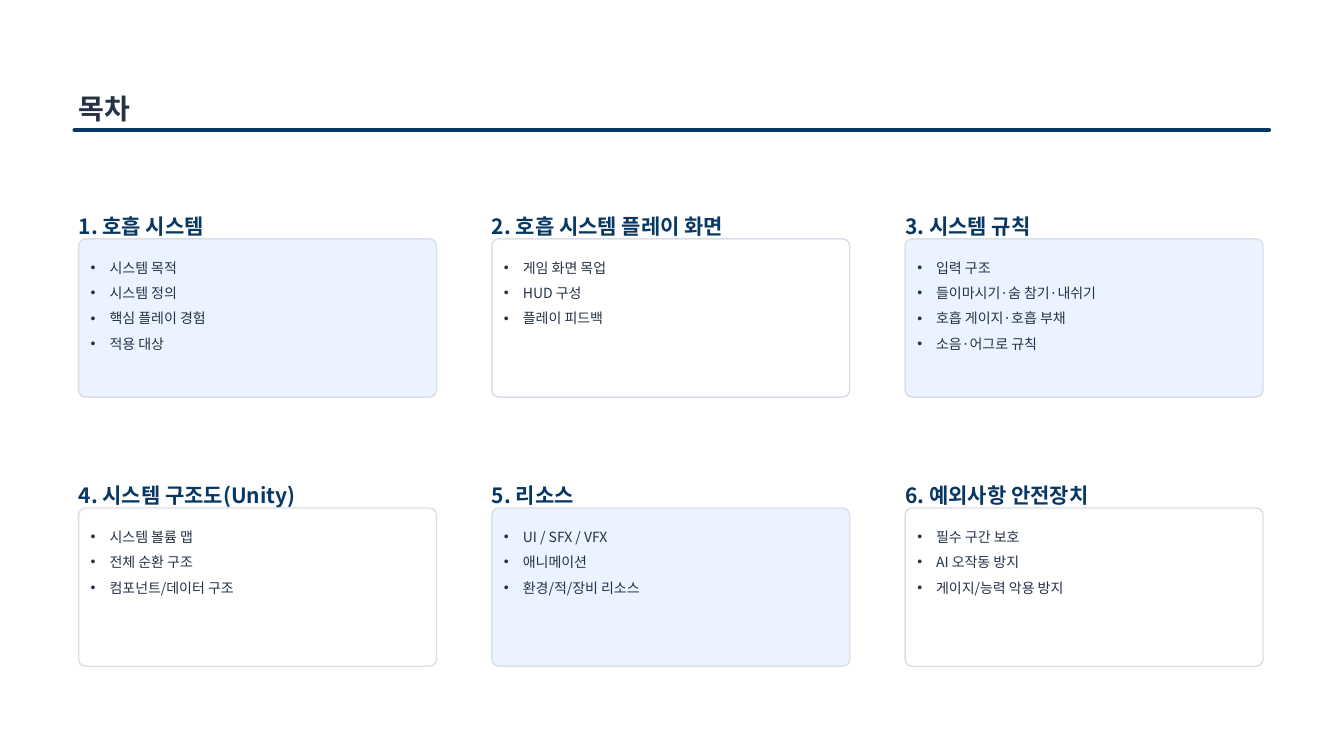
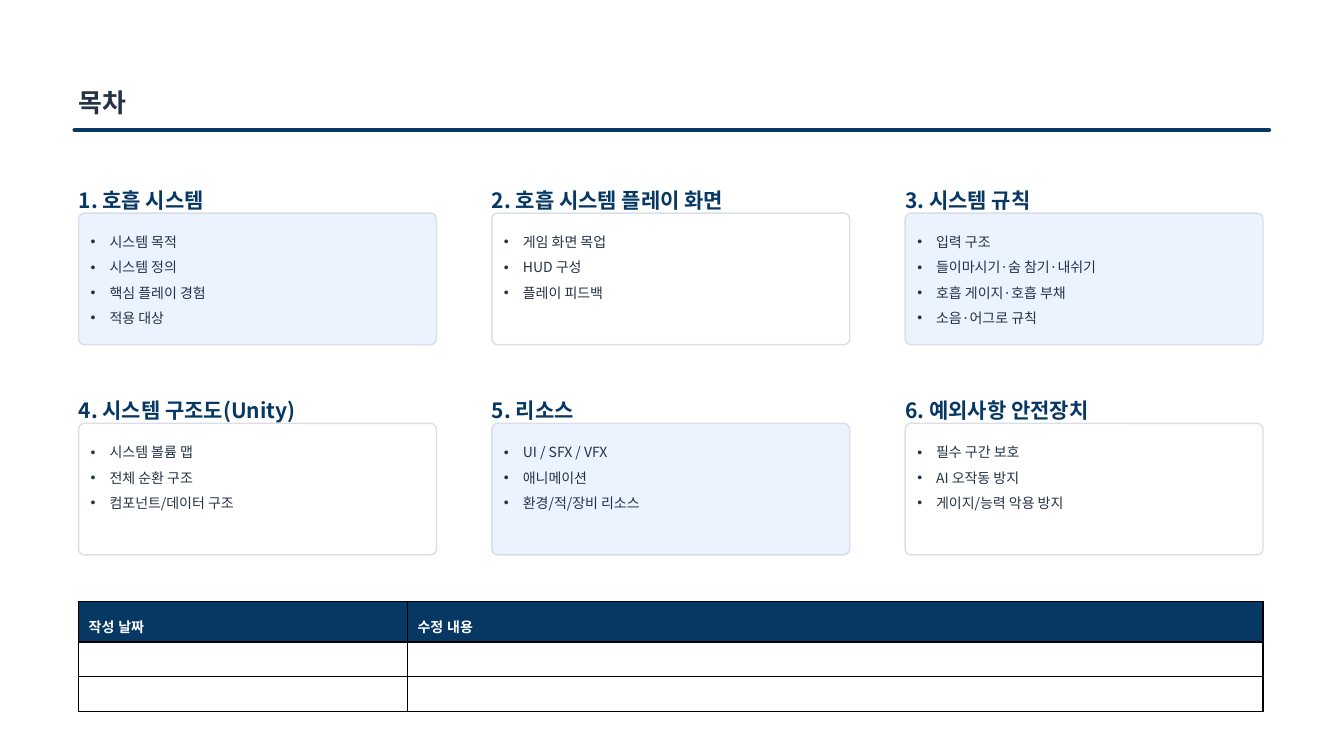
Before and after one commit to ysooj/Gihoek_8, a slide deck: slide 2 of 호흡 시스템 문서.pptx. Drawn at 1344x756 pixels with LibreOffice and Linux fonts; fonts in the diff are those of the drawing. Boxes give left, top, right and bottom in pixels: in the first picture for what was removed or moved away, otherwise in the second. Text is boxed around its words. In the diff, an @@ line names an element or a change of style, - is before the commit and + after.

```diff
--- a/호흡 시스템 문서.pptx
+++ b/호흡 시스템 문서.pptx
@@ text "목차" at [79,90,127,115]: size 20 to 18.5 pt; line spacing 1.4 to 1.3 @@
@@ rounded rectangle: place and size @@
-rounded rectangle at [79,239,437,397]
+rounded rectangle at [79,214,437,346]
@@ rounded rectangle: place and size @@
-rounded rectangle at [492,239,850,397]
+rounded rectangle at [492,214,850,346]
@@ rounded rectangle: place and size @@
-rounded rectangle at [905,239,1263,397]
+rounded rectangle at [905,214,1263,346]
@@ 6 texts: place and size @@
-6 texts at [79,216,1096,350]
+6 texts at [79,190,1096,324]
@@ rounded rectangle: place and size @@
-rounded rectangle at [79,508,437,666]
+rounded rectangle at [79,423,437,556]
@@ rounded rectangle: place and size @@
-rounded rectangle at [492,508,850,666]
+rounded rectangle at [492,423,850,556]
@@ rounded rectangle: place and size @@
-rounded rectangle at [905,508,1263,666]
+rounded rectangle at [905,423,1263,556]
@@ 6 texts: place and size @@
-6 texts at [79,485,1088,596]
+6 texts at [79,400,1088,511]
@@ table added at [79,602,1263,708], 3 rows, 2 columns @@
+작성 날짜 | 수정 내용
+ | 
+ | 
```
Also in this commit, not shown: 4 other slides changed, 2 slides added, 4 other files.
